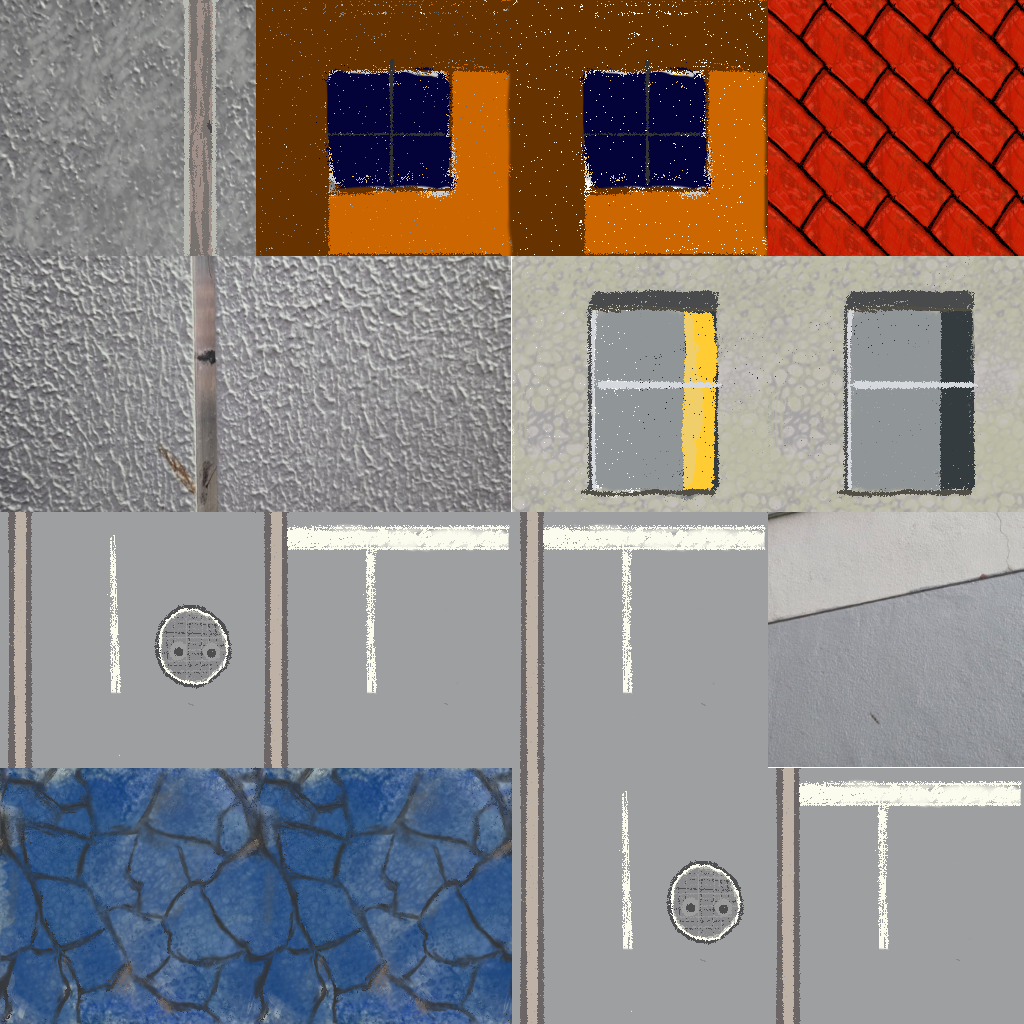
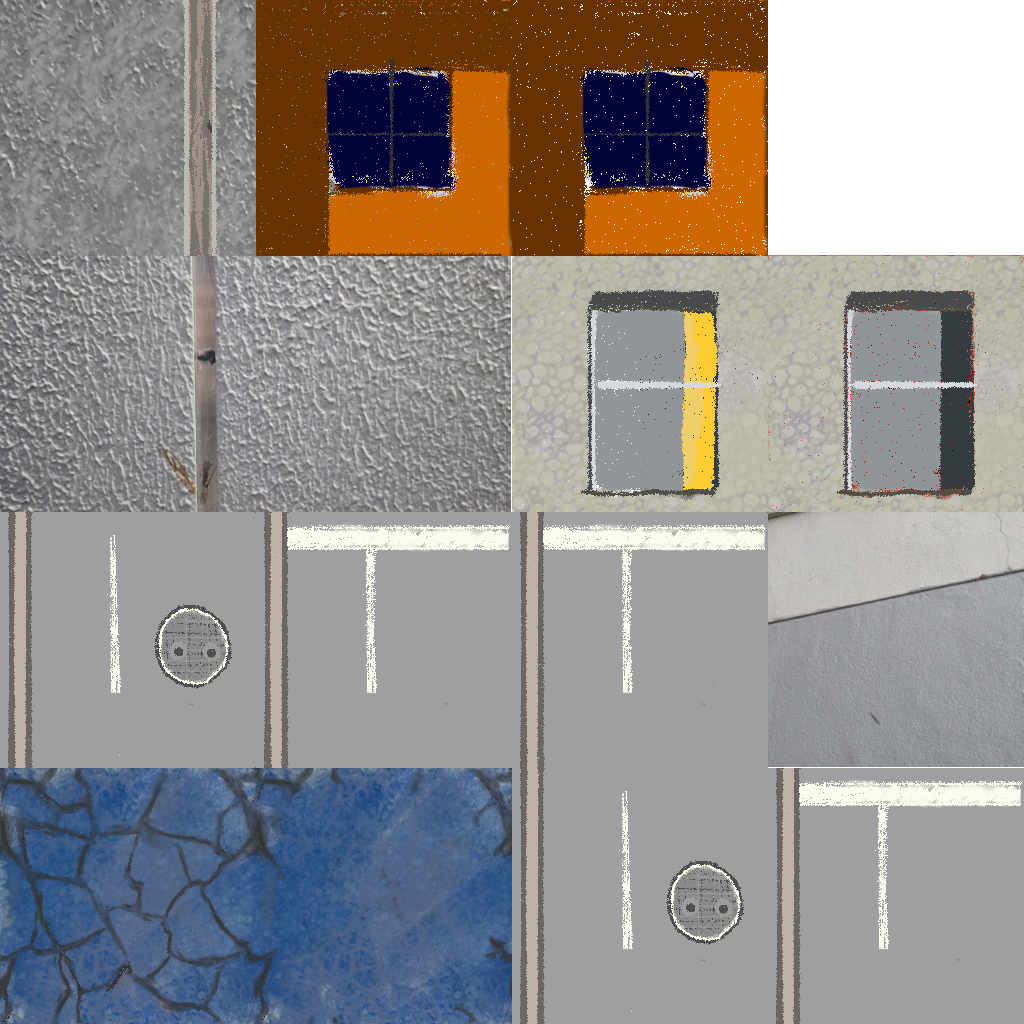
Layered file, before and after one edit (1024×1024). Changes by layer:
added layer "Background #2" above "Outra Janela" over box(767, 255, 1024, 512)
moved "Npc #1" above "Npc #2", painted on it over box(0, 768, 512, 1024)
painted on "Npc #2" over box(0, 768, 512, 1024)
hid "Background #1" over box(767, 0, 1024, 256)